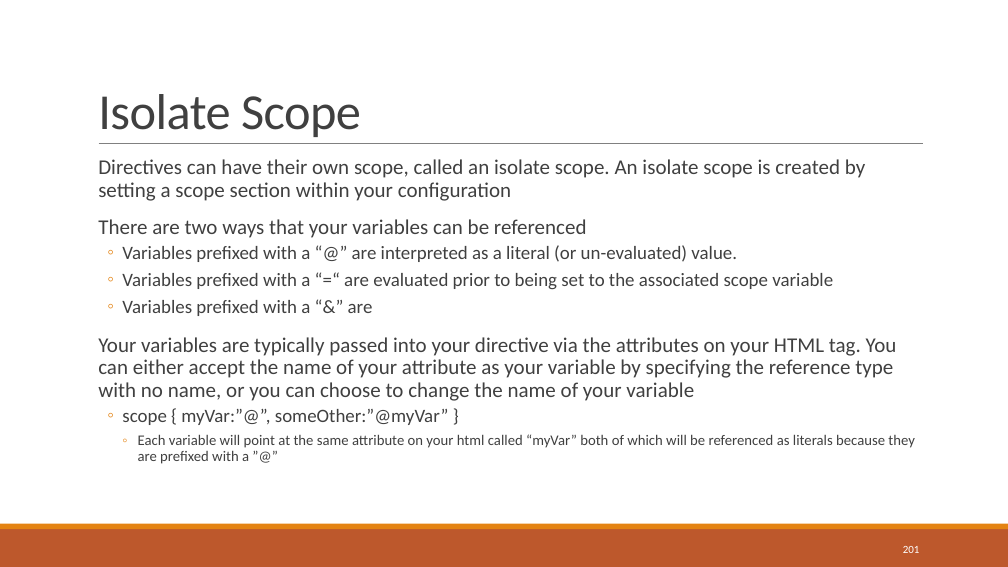
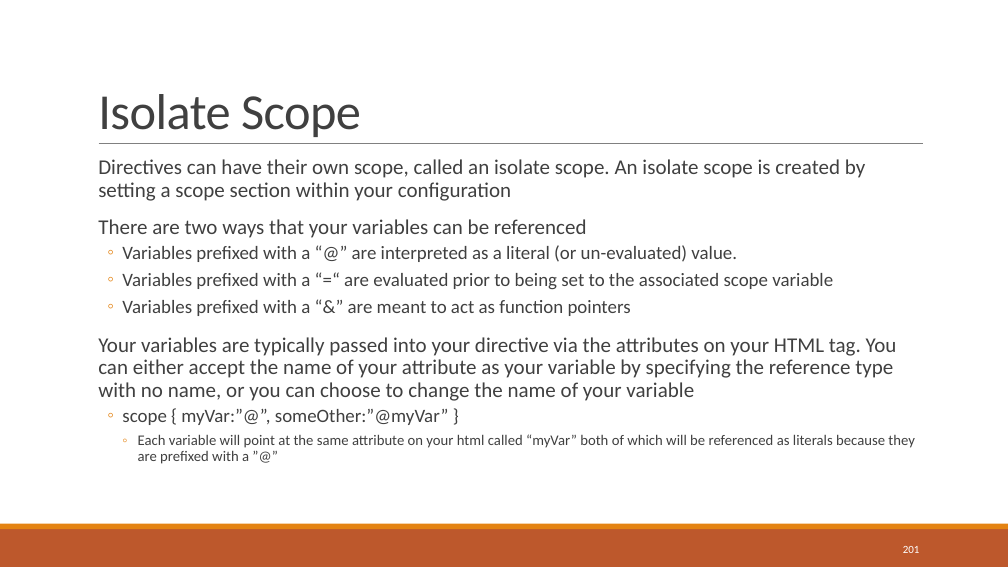
Before and after one commit to sbechtold/angularjs, a slide deck: slide 201 of materials/AngularJS.pptx. Drawn at 1008x567 pixels with LibreOffice and Linux fonts; fonts in the diff are those of the drawing. Boxes give left, top, right and bottom in pixels: in the first picture for what was removed or moved away, otherwise in the second. Text is boxed around its words. In the diff, an @@ line names an element or a change of style, - is before the commit and + after.

```diff
--- a/materials/AngularJS.pptx
+++ b/materials/AngularJS.pptx
@@ text at (122, 300, 631, 316): text changed @@
-  ◦ Variables prefixed with a “&” are
+  ◦ Variables prefixed with a “&” are meant to act as function pointers
```
Also in this commit, not shown: 12 other files.
